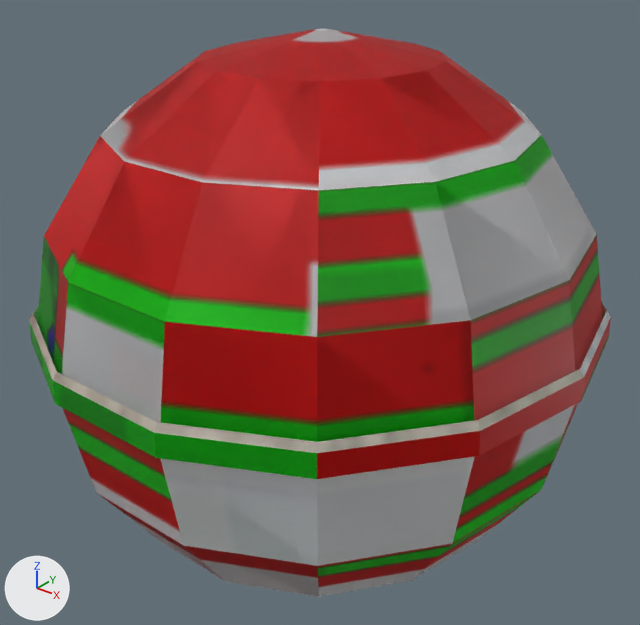
An edit to the glTF model public/models/lowpix/machines/capsule_lo.glb, drawn before and after from the same camera.
One viewpoint serves both versions: a camera (50 mm lens) standing at (0.0599, -0.0753, 0.0463) and looking at (-0.0001, -0.0002, -0.0002). The lights are fixed; the arrows at lower left show +X, +Y and +Z. The older version comes first. Where no turn or scale is listed for an object, it has been applied to the vertices. Vertices at exactly the same position are counted once.

In view in the first picture: 'bottom_paper_lo', 'top_lo'.
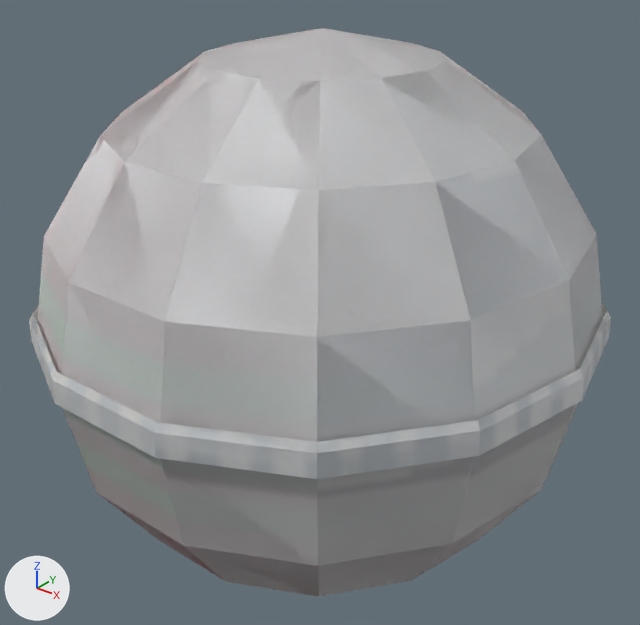
The edits, one by one:
Picture 'capsule_lo' (img_capsule_lo) is now built by load_image('capsule_lo', '_unpacked/capsule_lo', 256, 240, 'sRGB') instead of load_image('capsule_lo', '_unpacked/capsule_lo', 256, 208, 'sRGB').
me_top_lo has 120 vertices, 190 faces and spans x -0.033..0.033, y -0.033..0.033, z -0.0162..0.0162.
me_top_lo is used by ob_top_lo; location (0.0, 0.0, 0.0162).
me_top_lo part 1: texture (UV) coordinates of 190 of 190 faces, centred in x -0.0319..0.0319, y -0.033..0.033, z -0.0154..0.0162, changed; they spanned u 0.0..0.99, v 0.07..1.0 and now span u 0.0..0.99, v 0.04..1.0.
me_bottom_paper_lo has 78 vertices, 134 faces and spans x -0.0325..0.0325, y -0.0325..0.0325, z -0.0163..0.0163.
me_bottom_paper_lo is used by ob_bottom_paper_lo; location (0.0, 0.0, -0.0162).
me_bottom_paper_lo part 2: texture (UV) coordinates of 134 of 134 faces, centred in x -0.0306..0.0306, y -0.0317..0.0317, z -0.0162..0.0122, changed; they spanned u 0.0..0.99, v 0.05..0.92 and now span u 0.0..1.0, v 0.04..0.8.

Location of each change, (x1, y1, x2, y2) in pixels of the pictures (640 x 625 px):
'top_lo', surface changed (red to grey): (29, 28, 611, 479) in both
'bottom_paper_lo', surface changed: (63, 403, 578, 596) in both
